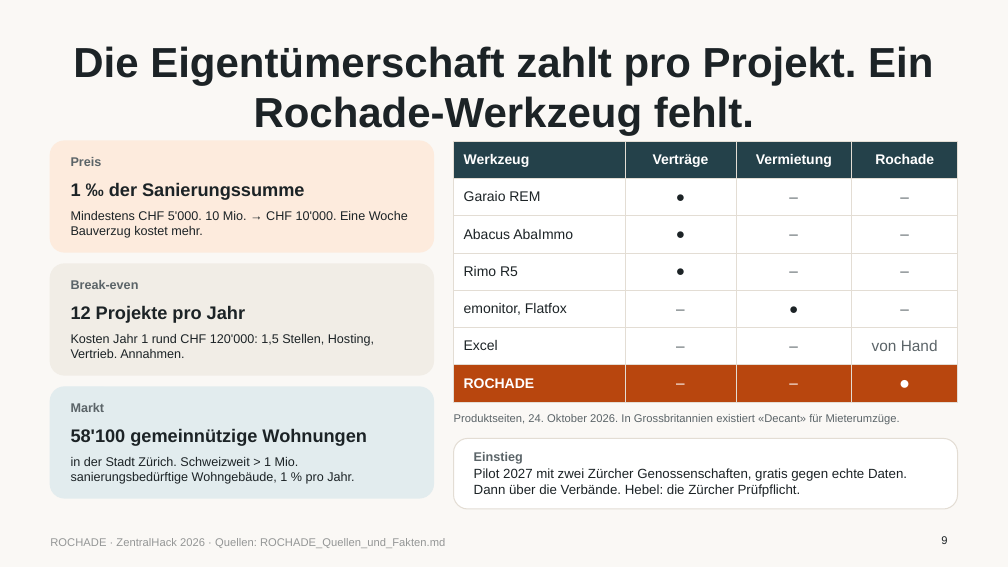
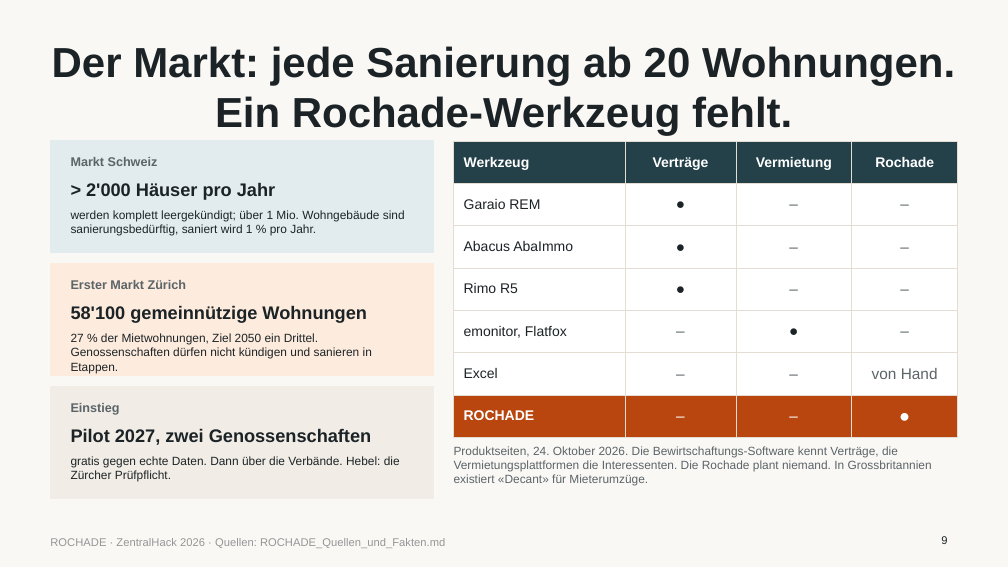
Before and after one commit to platret/ROCHADE, a slide deck: slide 9 of pitch/ROCHADE_Pitch.pptx. Drawn at 1008x567 pixels with LibreOffice and Linux fonts; fonts in the diff are those of the drawing. Boxes give left, top, right and bottom in pixels: in the first picture for what was removed or moved away, otherwise in the second. Text is boxed around its words. In the diff, an @@ line names an element or a change of style, - is before the commit and + after.

```diff
--- a/pitch/ROCHADE_Pitch.pptx
+++ b/pitch/ROCHADE_Pitch.pptx
@@ title at [52, 46, 955, 136]: text changed @@
-Die Eigentümerschaft zahlt pro Projekt. Ein Rochade-Werkzeug fehlt.
+Der Markt: jede Sanierung ab 20 Wohnungen. Ein Rochade-Werkzeug fehlt.
@@ rectangle at [50, 141, 433, 252]: rounded rectangle to rectangle; fill #FDEBDD to #E2ECEE; outline #FDEBDD 1 pt to #E2ECEE 1 pt @@
@@ table: place and size @@
-table at [454, 141, 958, 392]
+table at [454, 141, 958, 424]
@@ text at [71, 157, 158, 166]: text changed @@
-Preis
+Markt Schweiz
@@ text at [86, 182, 275, 200]: text changed @@
-1 ‰ der Sanierungssumme
+> 2'000 Häuser pro Jahr
@@ text at [71, 210, 405, 236]: text changed; size 9 to 8.5 pt @@
-Mindestens CHF 5'000. 10 Mio. → CHF 10'000. Eine Woche Bauverzug kostet mehr.
+werden komplett leergekündigt; über 1 Mio. Wohngebäude sind sanierungsbedürftig, saniert wird 1 % pro Jahr.
@@ rectangle at [50, 264, 433, 375]: rounded rectangle to rectangle; fill #F1EDE6 to #FDEBDD; outline #F1EDE6 1 pt to #FDEBDD 1 pt @@
@@ text at [71, 280, 186, 289]: text changed @@
-Break-even
+Erster Markt Zürich
@@ text at [71, 305, 367, 323]: text changed @@
-12 Projekte pro Jahr
+58'100 gemeinnützige Wohnungen
@@ text at [71, 333, 372, 373]: text changed; size 9 to 8.5 pt @@
-Kosten Jahr 1 rund CHF 120'000: 1,5 Stellen, Hosting, Vertrieb. Annahmen.
+27 % der Mietwohnungen, Ziel 2050 ein Drittel. Genossenschaften dürfen nicht kündigen und sanieren in Etappen.
@@ rectangle at [50, 387, 433, 498]: rounded rectangle to rectangle; fill #E2ECEE to #F1EDE6; outline #E2ECEE 1 pt to #F1EDE6 1 pt @@
@@ text at [71, 403, 120, 415]: text changed @@
-Markt
+Einstieg
@@ text at [71, 428, 371, 445]: text changed @@
-58'100 gemeinnützige Wohnungen
+Pilot 2027, zwei Genossenschaften
@@ text at [454, 446, 932, 486]: text changed; size 8 to 8.5 pt @@
-Produktseiten, 24. Oktober 2026. In Grossbritannien existiert «Decant» für Mieterumzüge.
+Produktseiten, 24. Oktober 2026. Die Bewirtschaftungs-Software kennt Verträge, die Vermietungsplattformen die Interessenten. Die Rochade plant niemand. In Grossbritannien existiert «Decant» für Mieterumzüge.
@@ text "Produktseiten, 24. Oktober 2026. Die ..." at [454, 446, 932, 486]: vertical alignment middle to top @@
@@ rounded rectangle removed at [454, 438, 958, 509] @@
@@ text at [71, 456, 400, 482]: text changed; size 9 to 8.5 pt @@
-in der Stadt Zürich. Schweizweit > 1 Mio. sanierungsbedürftige Wohngebäude, 1 % pro Jahr.
+gratis gegen echte Daten. Dann über die Verbände. Hebel: die Zürcher Prüfpflicht.
@@ text removed at [474, 452, 523, 464] @@
-Einstieg
@@ text removed at [474, 468, 907, 497] @@
-Pilot 2027 mit zwei Zürcher Genossenschaften, gratis gegen echte Daten. Dann über die Verbände. Hebel: die Zürcher Prüfpflicht.
```
Also in this commit, not shown: 6 other slides changed, 2 slides added, 2 slides removed, 2 other files.
